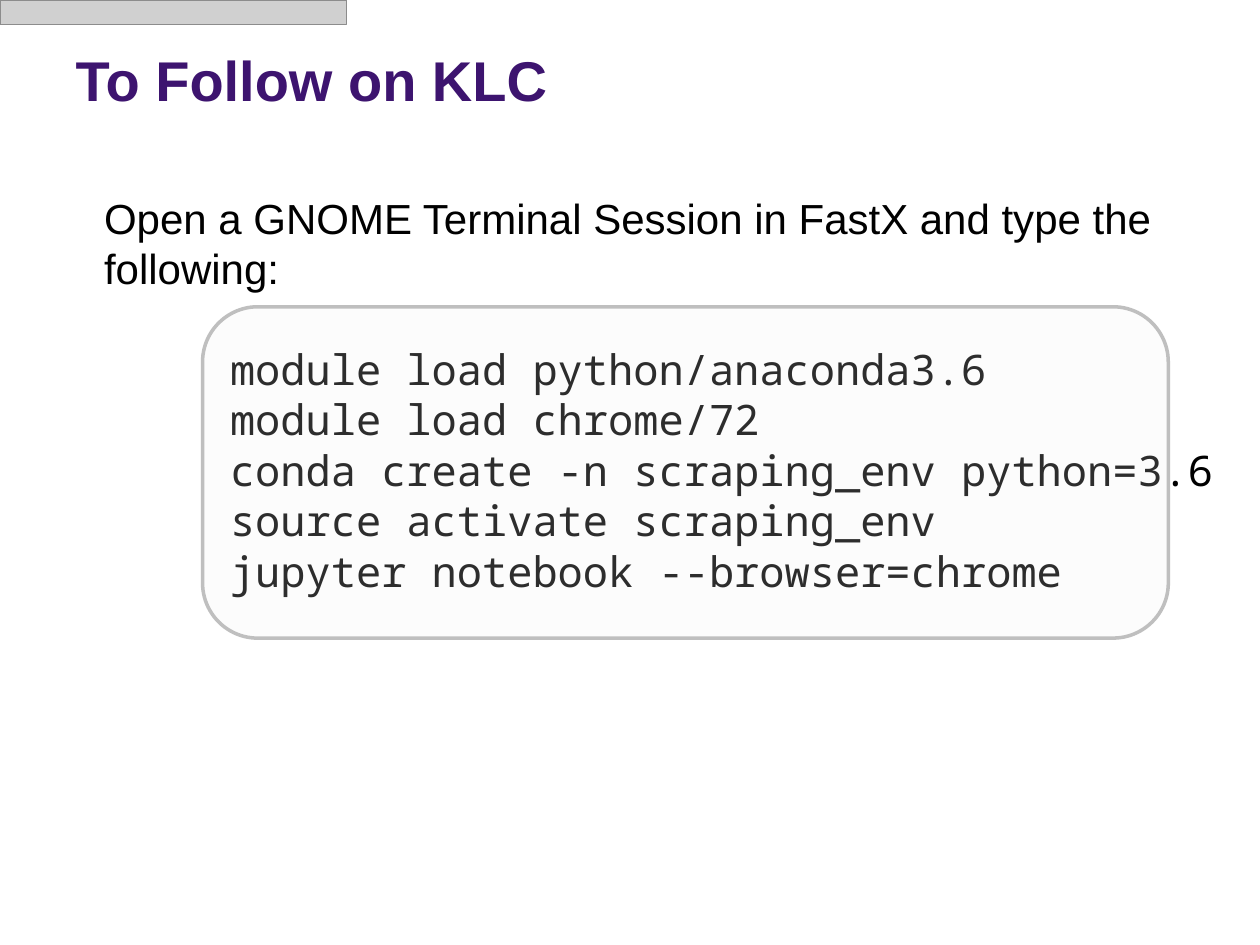
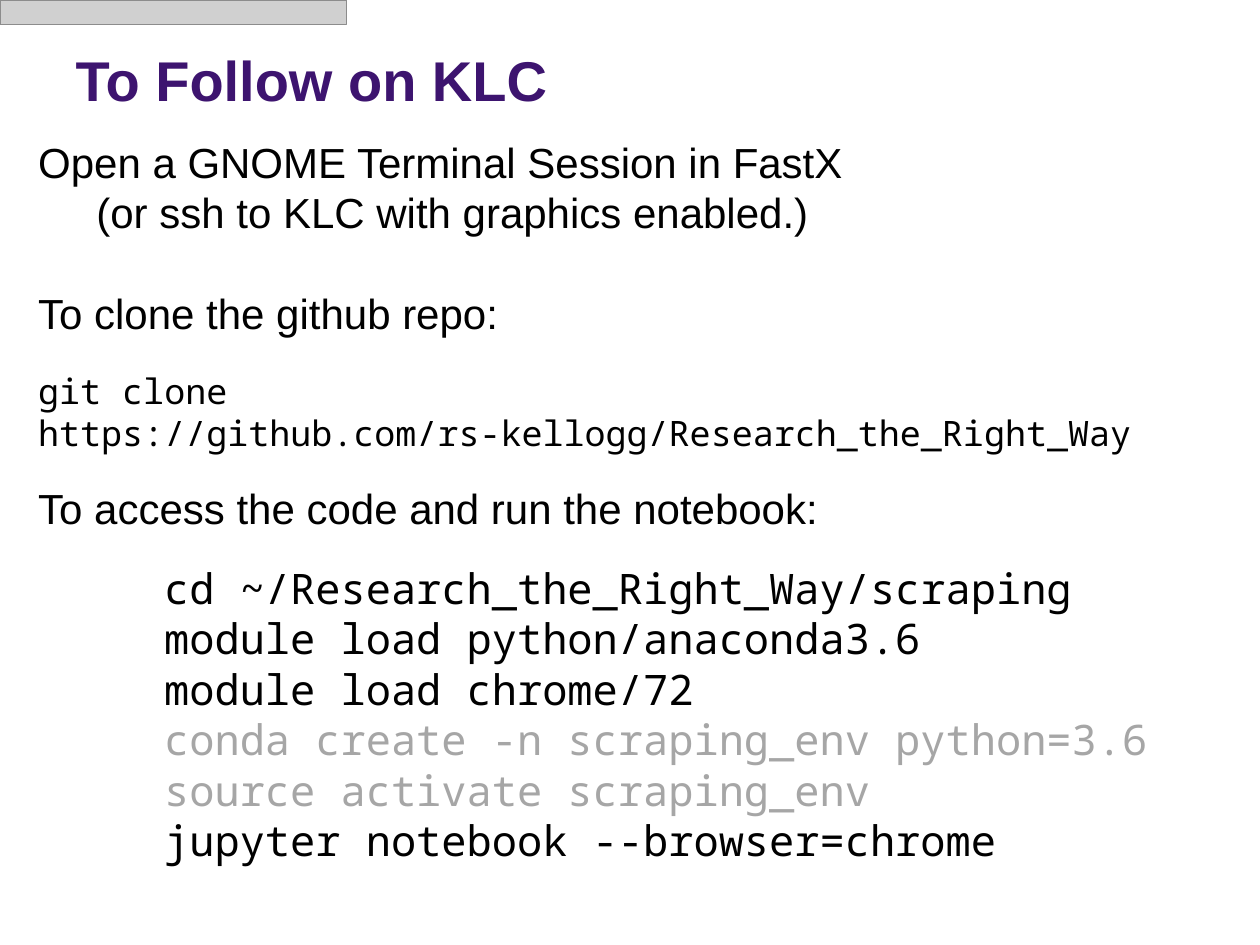
Before and after one commit to rs-kellogg/Research_the_Right_Way, a slide deck: slide 7 of scraping/Scraping the Right Way - Nov 2022.pptx. Drawn at 1260x945 pixels with LibreOffice and Linux fonts; fonts in the diff are those of the drawing; grey boxes stand for pictures; background and template pictures are left out. Boxes give left, top, right and bottom in pixels: in the first picture for what was removed or moved away, otherwise in the second. Text is boxed around its words. In the diff, an @@ line names an element or a change of style, - is before the commit and + after.

```diff
--- a/scraping/Scraping the Right Way - Nov 2022.pptx
+++ b/scraping/Scraping the Right Way - Nov 2022.pptx
@@ text "Open a GNOME Terminal Session ...": place and size @@
-text "Open a GNOME Terminal Session ..." at <box>104,203,1213,598</box>
+text "Open a GNOME Terminal Session ..." at <box>38,147,1147,867</box>
@@ text at <box>38,147,1131,615</box>: text changed @@
-Open a GNOME Terminal Session in FastX and type the
-following:
+Open a GNOME Terminal Session in FastX
+(or ssh to KLC with graphics enabled.)
+To clone the github repo:
+git clone https://github.com/rs-kellogg/Research_the_Right_Way
+To access the code and run the notebook:
+    cd ~/Research_the_Right_Way/scraping
@@ rounded rectangle removed at <box>203,307,1168,639</box> @@
@@ text at <box>164,723,1147,816</box>: text colour #000000 to #A6A6A6 in "conda create -n scraping_env python=3.6", "source activate scraping_env" @@
```
